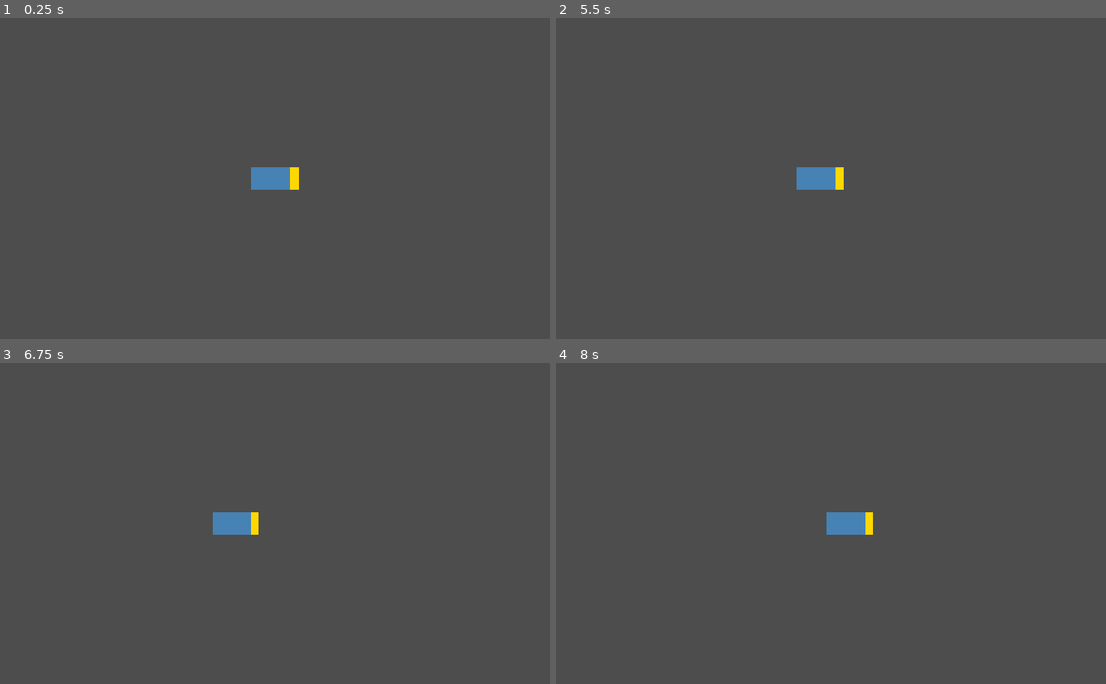
Above: before the commit, frames 1-4 (two rows, left to right).
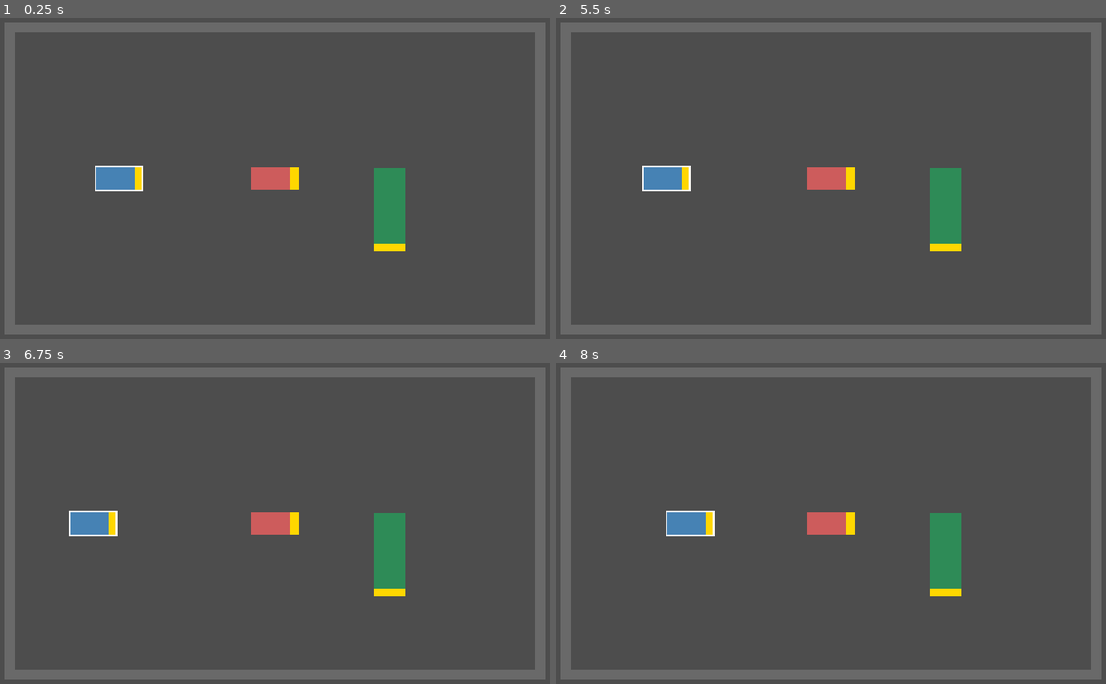
Above: after the commit, the same moments.

Repository: eshan014/carjam
Game: Godot game, scene res://main.tscn
Two runs of this game, one before a commit and one after it. Both use one fixed random seed, a clock stepped at 60 frames per second and the inputs below. The project has no main scene, so this scene is started directly.
Inputs (mouse positions are in pixels of both pictures, inside the frame that each line leads up to):
- Up to frame 1 (0.25 s): no input
- Up to frame 2 (5.5 s): tap Enter at 0.5, 2, 3.5 s; move the mouse to (963, 162) at 0.52 s; hold D 0.53-1.25 s; tap 1 at 0.6, 2.3, 3.8, 5.1 s; click (963, 162) at 0.67 s; tap Space at 1.25, 2.75, 4.25 s; drag from (710, 194) to (803, 245) at 1.27 s; move the mouse to (891, 104) at 2.02 s; hold D 2.03-2.75 s; hold Shift 2.03-2.75 s; drag from (803, 245) to (649, 127) at 2.77 s; move the mouse to (1012, 229) at 3.52 s; hold A 3.53-4.25 s; tap Ctrl at 3.6 s; drag from (649, 127) to (743, 95) at 4.27 s; move the mouse to (858, 178) at 5.02 s; hold S from 5.03 s (still down); click (858, 178) at 5.17 s
- Up to frame 3 (6.75 s): release S at 5.75 s; drag from (187, 440) to (154, 539) at 5.77 s; move the mouse to (407, 507) at 6.52 s; hold W from 6.53 s (still down); hold Shift from 6.53 s (still down)
- Up to frame 4 (8 s): tap 1 at 6.8 s; release W at 7.25 s; release Shift at 7.25 s; drag from (710, 539) to (803, 590) at 7.27 s

The runs differ from the first frame. In frame 1, 12% of the frame differs, in the area x 0-100%, y 1-99%; in frame 2, 12%; in frame 3, 13%; in frame 4, 12%.

Commit message:
feat(core): add mass, push physics and speed taper

Diff:
--- a/src/core/car_input.gd
+++ b/src/core/car_input.gd
@@ -1,13 +1,17 @@
 class_name CarInput
 extends RefCounted
-## What the driver asks for. Both values range from -1 to 1.
+## What the driver asks for. throttle and steer range from -1 to 1.
 
 var throttle: float = 0.0
 var steer: float = 0.0
+var handbrake: bool = false
 
 
-static func make(throttle_value: float, steer_value: float) -> CarInput:
+static func make(
+	throttle_value: float, steer_value: float, handbrake_value: bool = false
+) -> CarInput:
 	var result := CarInput.new()
 	result.throttle = throttle_value
 	result.steer = steer_value
+	result.handbrake = handbrake_value
 	return result
--- a/src/core/car_model.gd
+++ b/src/core/car_model.gd
@@ -10,20 +10,28 @@
 	var target_steer := clampf(input.steer, -1.0, 1.0) * params.max_steer
 	next.steer = move_toward(state.steer, target_steer, params.steer_rate * dt)
 
-	# Speed: throttle pushes it, and pushing against the motion uses the stronger brake.
+	# Speed along the heading. Heavier cars accelerate slower (force / mass).
 	var throttle := clampf(input.throttle, -1.0, 1.0)
 	var speed := state.speed
-	if throttle == 0.0:
-		speed = move_toward(speed, 0.0, params.friction * dt)
+	if input.handbrake:
+		speed = move_toward(speed, 0.0, params.parking_drag() * dt)
+	elif throttle == 0.0:
+		speed = move_toward(speed, 0.0, params.coast_drag() * dt)
 	else:
-		var rate := params.accel
-		if throttle * speed < 0.0:
-			rate = params.brake
+		var rate := params.braking()
+		if throttle * speed >= 0.0:
+			# Pushing along the direction of travel: force fades as speed nears the top speed.
+			var top := params.max_speed if throttle > 0.0 else params.max_reverse_speed
+			rate = params.acceleration() * maxf(0.0, 1.0 - absf(speed) / top)
 		speed += throttle * rate * dt
 	next.speed = clampf(speed, -params.max_reverse_speed, params.max_speed)
+
+	# Sideways slide (from pushes) fades as the tires grip.
+	next.slide = state.slide.move_toward(Vector2.ZERO, params.lateral_grip * dt)
 
 	# Turning scales with speed, so a stopped car cannot rotate.
 	var turn_rate := next.speed / params.wheelbase * tan(next.steer)
 	next.heading = state.heading + turn_rate * dt
-	next.position = state.position + Vector2.from_angle(next.heading) * next.speed * dt
+	var forward := Vector2.from_angle(next.heading) * next.speed
+	next.position = state.position + (forward + state.slide) * dt
 	return next
--- a/src/core/car_params.gd
+++ b/src/core/car_params.gd
@@ -1,14 +1,54 @@
 class_name CarParams
 extends RefCounted
 ## Fixed numbers that describe one type of car.
+## Forces are in mass * px/s^2, so acceleration = force / mass.
 
+var mass: float = 1000.0
+var engine_force: float = 200000.0
+var brake_force: float = 400000.0
+var friction_force: float = 150000.0
+var park_brake_force: float = 100000.0
+var lateral_grip: float = 120.0
 var wheelbase: float = 60.0
 var length: float = 90.0
 var width: float = 45.0
 var max_steer: float = 0.6
 var steer_rate: float = 3.0
-var accel: float = 200.0
-var brake: float = 400.0
-var friction: float = 150.0
 var max_speed: float = 250.0
 var max_reverse_speed: float = 100.0
+
+
+static func compact() -> CarParams:
+	return CarParams.new()
+
+
+static func truck() -> CarParams:
+	var result := CarParams.new()
+	result.mass = 3000.0
+	result.engine_force = 450000.0
+	result.brake_force = 900000.0
+	result.friction_force = 450000.0
+	result.park_brake_force = 300000.0
+	result.wheelbase = 120.0
+	result.length = 160.0
+	result.width = 60.0
+	result.max_steer = 0.45
+	result.max_speed = 180.0
+	result.max_reverse_speed = 70.0
+	return result
+
+
+func acceleration() -> float:
+	return engine_force / mass
+
+
+func braking() -> float:
+	return brake_force / mass
+
+
+func coast_drag() -> float:
+	return friction_force / mass
+
+
+func parking_drag() -> float:
+	return park_brake_force / mass
--- a/src/core/car_state.gd
+++ b/src/core/car_state.gd
@@ -1,11 +1,13 @@
 class_name CarState
 extends RefCounted
 ## Everything about a car that changes while it moves.
+## slide is sideways velocity (from being pushed), separate from speed along the heading.
 
 var position: Vector2 = Vector2.ZERO
 var heading: float = 0.0
 var speed: float = 0.0
 var steer: float = 0.0
+var slide: Vector2 = Vector2.ZERO
 
 
 func copy() -> CarState:
@@ -14,4 +16,5 @@
 	result.heading = heading
 	result.speed = speed
 	result.steer = steer
+	result.slide = slide
 	return result
--- /dev/null
+++ b/src/core/sim_car.gd
@@ -0,0 +1,32 @@
+class_name SimCar
+extends RefCounted
+## One car inside a SimWorld: changing state, fixed numbers, and current driver input.
+
+var state: CarState = CarState.new()
+var params: CarParams = CarParams.new()
+var input: CarInput = CarInput.new()
+
+
+static func make(start: Vector2, heading: float, car_params: CarParams) -> SimCar:
+	var result := SimCar.new()
+	result.params = car_params
+	result.state.position = start
+	result.state.heading = heading
+	return result
+
+
+func box() -> OrientedBox:
+	return OrientedBox.make(
+		state.position, state.heading, Vector2(params.length, params.width) / 2.0
+	)
+
+
+func velocity() -> Vector2:
+	return Vector2.from_angle(state.heading) * state.speed + state.slide
+
+
+## Splits a velocity into speed along the heading and sideways slide.
+func set_velocity(value: Vector2) -> void:
+	var forward := Vector2.from_angle(state.heading)
+	state.speed = value.dot(forward)
+	state.slide = value - forward * state.speed
--- /dev/null
+++ b/src/core/sim_world.gd
@@ -0,0 +1,60 @@
+class_name SimWorld
+extends RefCounted
+## All cars and walls. One step() moves everything, then resolves overlaps.
+
+const SOLVER_PASSES := 4
+
+var cars: Array[SimCar] = []
+var walls: Array[OrientedBox] = []
+
+
+func add_car(car: SimCar) -> void:
+	cars.append(car)
+
+
+func add_wall(wall: OrientedBox) -> void:
+	walls.append(wall)
+
+
+func step(dt: float) -> void:
+	for car in cars:
+		car.state = CarModel.step(car.state, car.input, car.params, dt)
+	for _pass in range(SOLVER_PASSES):
+		for car in cars:
+			for wall in walls:
+				_resolve_wall(car, wall)
+		for i in range(cars.size()):
+			for j in range(i + 1, cars.size()):
+				_resolve_pair(cars[i], cars[j])
+
+
+# Walls never move: push the car out and cancel its speed into the wall.
+func _resolve_wall(car: SimCar, wall: OrientedBox) -> void:
+	var contact := Collision.test(car.box(), wall)
+	if contact == null:
+		return
+	car.state.position -= contact.normal * contact.depth
+	var velocity := car.velocity()
+	var into_wall := velocity.dot(contact.normal)
+	if into_wall > 0.0:
+		car.set_velocity(velocity - contact.normal * into_wall)
+
+
+# Separate by mass (the lighter car moves more), then share speed along the contact line.
+func _resolve_pair(a: SimCar, b: SimCar) -> void:
+	var contact := Collision.test(a.box(), b.box())
+	if contact == null:
+		return
+	var total_mass := a.params.mass + b.params.mass
+	a.state.position -= contact.normal * contact.depth * (b.params.mass / total_mass)
+	b.state.position += contact.normal * contact.depth * (a.params.mass / total_mass)
+
+	var a_velocity := a.velocity()
+	var b_velocity := b.velocity()
+	var a_normal := a_velocity.dot(contact.normal)
+	var b_normal := b_velocity.dot(contact.normal)
+	if b_normal - a_normal >= 0.0:
+		return
+	var shared := (a.params.mass * a_normal + b.params.mass * b_normal) / total_mass
+	a.set_velocity(a_velocity + contact.normal * (shared - a_normal))
+	b.set_velocity(b_velocity + contact.normal * (shared - b_normal))
--- a/src/game/main.gd
+++ b/src/game/main.gd
@@ -1,10 +1,13 @@
 extends Node2D
-## Prototype: drive one car with the keyboard. W/S throttle, A/D steer, R reset.
+## Prototype arena. W/A/S/D or arrows drive, 1/2/3 pick the car, R resets.
 
-const START_POSITION := Vector2(576, 324)
+const ARENA_CENTER := Vector2(576, 324)
+const ARENA_HALF := Vector2(500, 280)
+const WALL_THICKNESS := 20.0
+const CAR_COLORS: Array[Color] = [Color.STEEL_BLUE, Color.INDIAN_RED, Color.SEA_GREEN]
 
-var _params := CarParams.new()
-var _state := CarState.new()
+var _world: SimWorld
+var _driven: SimCar
 
 
 func _ready() -> void:
@@ -14,23 +17,54 @@
 func _physics_process(delta: float) -> void:
 	if Input.is_physical_key_pressed(KEY_R):
 		_reset()
+	for number in range(_world.cars.size()):
+		if Input.is_physical_key_pressed((KEY_1 + number) as Key):
+			_driven = _world.cars[number]
+
+	for car in _world.cars:
+		car.input = CarInput.make(0.0, 0.0, true)
 	var throttle := clampf(_axis(KEY_S, KEY_W) + _axis(KEY_DOWN, KEY_UP), -1.0, 1.0)
 	var steer := clampf(_axis(KEY_A, KEY_D) + _axis(KEY_LEFT, KEY_RIGHT), -1.0, 1.0)
-	_state = CarModel.step(_state, CarInput.make(throttle, steer), _params, delta)
+	_driven.input = CarInput.make(throttle, steer)
+
+	_world.step(delta)
 	queue_redraw()
 
 
 func _draw() -> void:
-	draw_set_transform(_state.position, _state.heading)
-	var half := Vector2(_params.length, _params.width) / 2.0
-	draw_rect(Rect2(-half, half * 2.0), Color.STEEL_BLUE)
-	# Yellow block marks the front of the car.
-	draw_rect(Rect2(Vector2(half.x - 15.0, -half.y), Vector2(15.0, half.y * 2.0)), Color.GOLD)
+	for wall in _world.walls:
+		_draw_box(wall, Color.DIM_GRAY)
+	for i in range(_world.cars.size()):
+		var car := _world.cars[i]
+		_draw_box(car.box(), CAR_COLORS[i])
+		var half := car.box().half_size
+		# Yellow block marks the front of the car.
+		draw_rect(Rect2(Vector2(half.x - 15.0, -half.y), Vector2(15.0, half.y * 2.0)), Color.GOLD)
+		if car == _driven:
+			draw_rect(Rect2(-half, half * 2.0), Color.WHITE, false, 3.0)
+
+
+func _draw_box(box: OrientedBox, color: Color) -> void:
+	draw_set_transform(box.center, box.angle)
+	draw_rect(Rect2(-box.half_size, box.half_size * 2.0), color)
 
 
 func _reset() -> void:
-	_state = CarState.new()
-	_state.position = START_POSITION
+	_world = SimWorld.new()
+	var half_thick := WALL_THICKNESS / 2.0
+	var wide := Vector2(ARENA_HALF.x + WALL_THICKNESS, half_thick)
+	var tall := Vector2(half_thick, ARENA_HALF.y + WALL_THICKNESS)
+	var edge_x := ARENA_HALF.x + half_thick
+	var edge_y := ARENA_HALF.y + half_thick
+	_world.add_wall(OrientedBox.make(ARENA_CENTER + Vector2(0, -edge_y), 0.0, wide))
+	_world.add_wall(OrientedBox.make(ARENA_CENTER + Vector2(0, edge_y), 0.0, wide))
+	_world.add_wall(OrientedBox.make(ARENA_CENTER + Vector2(-edge_x, 0), 0.0, tall))
+	_world.add_wall(OrientedBox.make(ARENA_CENTER + Vector2(edge_x, 0), 0.0, tall))
+
+	_world.add_car(SimCar.make(ARENA_CENTER + Vector2(-300, 0), 0.0, CarParams.compact()))
+	_world.add_car(SimCar.make(ARENA_CENTER + Vector2(0, 0), 0.0, CarParams.compact()))
+	_world.add_car(SimCar.make(ARENA_CENTER + Vector2(220, 60), PI / 2.0, CarParams.truck()))
+	_driven = _world.cars[0]
 
 
 func _axis(negative: Key, positive: Key) -> float:
--- a/tests/unit/test_car_model.gd
+++ b/tests/unit/test_car_model.gd
@@ -25,7 +25,8 @@
 
 func test_throttle_moves_car_forward() -> void:
 	var end := _run(CarState.new(), CarInput.make(1.0, 0.0), 1.0)
-	assert_almost_eq(end.speed, 200.0, 0.01)
+	assert_gt(end.speed, 100.0)
+	assert_lt(end.speed, 200.0)
 	assert_gt(end.position.x, 0.0)
 	assert_almost_eq(end.position.y, 0.0, 0.001)
 
@@ -47,9 +48,12 @@
 	assert_almost_eq(right.heading, -left.heading, 0.0001)
 
 
-func test_speed_is_capped() -> void:
+func test_speed_approaches_but_never_exceeds_max() -> void:
 	var end := _run(CarState.new(), CarInput.make(1.0, 0.0), 5.0)
-	assert_almost_eq(end.speed, _params.max_speed, 0.0001)
+	assert_gt(end.speed, _params.max_speed * 0.95)
+	assert_lt(end.speed, _params.max_speed)
+	var long_run := _run(CarState.new(), CarInput.make(1.0, 0.0), 30.0)
+	assert_true(long_run.speed <= _params.max_speed)
 
 
 func test_reverse_moves_car_backward() -> void:
@@ -83,3 +87,32 @@
 	assert_eq(start.heading, 0.0)
 	assert_eq(start.position, Vector2.ZERO)
 	assert_gt(after.speed, 10.0)
+
+
+func test_heavier_car_accelerates_slower() -> void:
+	var light := _run(CarState.new(), CarInput.make(1.0, 0.0), 1.0)
+	_params.mass = 2000.0
+	var heavy := _run(CarState.new(), CarInput.make(1.0, 0.0), 1.0)
+	assert_lt(heavy.speed, light.speed)
+
+
+func test_handbrake_slows_car_at_parking_rate() -> void:
+	var moving := CarState.new()
+	moving.speed = 50.0
+	var end := _run(moving, CarInput.make(0.0, 0.0, true), 0.2)
+	assert_almost_eq(end.speed, 30.0, 0.01)
+
+
+func test_sideways_slide_moves_car_then_fades() -> void:
+	var sliding := CarState.new()
+	sliding.slide = Vector2(0.0, 60.0)
+	var end := _run(sliding, CarInput.new(), 1.0)
+	assert_gt(end.position.y, 0.0)
+	assert_eq(end.slide, Vector2.ZERO)
+	assert_eq(end.heading, 0.0)
+
+
+func test_acceleration_tapers_as_speed_rises() -> void:
+	var first_half := _run(CarState.new(), CarInput.make(1.0, 0.0), 0.5)
+	var full := _run(CarState.new(), CarInput.make(1.0, 0.0), 1.0)
+	assert_lt(full.speed - first_half.speed, first_half.speed)
--- /dev/null
+++ b/tests/unit/test_sim_world.gd
@@ -0,0 +1,78 @@
+extends GutTest
+
+const DT := 1.0 / 60.0
+
+var _world: SimWorld
+
+
+func before_each() -> void:
+	_world = SimWorld.new()
+
+
+func _add_car(x: float, y: float, heading: float, params: CarParams) -> SimCar:
+	var car := SimCar.make(Vector2(x, y), heading, params)
+	_world.add_car(car)
+	return car
+
+
+func _park(car: SimCar) -> void:
+	car.input = CarInput.make(0.0, 0.0, true)
+
+
+func _run(seconds: float) -> void:
+	for _i in range(roundi(seconds / DT)):
+		_world.step(DT)
+
+
+func test_wall_stops_car() -> void:
+	_world.add_wall(OrientedBox.make(Vector2(200, 0), 0.0, Vector2(10, 200)))
+	var car := _add_car(0, 0, 0.0, CarParams.compact())
+	car.input = CarInput.make(1.0, 0.0)
+	_run(5.0)
+	assert_lt(car.state.position.x, 145.1)
+	assert_almost_eq(car.state.speed, 0.0, 5.0)
+
+
+func test_truck_pushes_parked_compact_far() -> void:
+	var truck := _add_car(0, 0, 0.0, CarParams.truck())
+	var compact := _add_car(140, 0, 0.0, CarParams.compact())
+	_park(compact)
+	truck.input = CarInput.make(1.0, 0.0)
+	_run(4.0)
+	assert_gt(compact.state.position.x, 240.0)
+
+
+func test_compact_barely_moves_parked_truck() -> void:
+	var compact := _add_car(0, 0, 0.0, CarParams.compact())
+	var truck := _add_car(140, 0, 0.0, CarParams.truck())
+	_park(truck)
+	compact.input = CarInput.make(1.0, 0.0)
+	_run(4.0)
+	assert_lt(truck.state.position.x, 180.0)
+
+
+func test_collision_shares_speed_by_mass() -> void:
+	var compact := _add_car(0, 0, 0.0, CarParams.compact())
+	var truck := _add_car(124, 0, 0.0, CarParams.truck())
+	compact.state.speed = 100.0
+	_world.step(0.0001)
+	assert_almost_eq(compact.state.speed, 25.0, 0.5)
+	assert_almost_eq(truck.state.speed, 25.0, 0.5)
+
+
+func test_overlapping_cars_get_pushed_apart() -> void:
+	var first := _add_car(0, 0, 0.0, CarParams.compact())
+	var second := _add_car(80, 0, 0.0, CarParams.compact())
+	_world.step(DT)
+	var contact := Collision.test(first.box(), second.box())
+	assert_true(contact == null or contact.depth < 0.01)
+
+
+func test_side_push_slides_car_without_rotating() -> void:
+	var compact := _add_car(0, 0, 0.0, CarParams.compact())
+	_park(compact)
+	var truck := _add_car(0, -200, PI / 2.0, CarParams.truck())
+	truck.input = CarInput.make(1.0, 0.0)
+	_run(2.5)
+	assert_gt(compact.state.position.y, 30.0)
+	assert_eq(compact.state.heading, 0.0)
Not shown, added: src/core/sim_car.gd.uid
Not shown, added: src/core/sim_world.gd.uid
Not shown, added: tests/unit/test_sim_world.gd.uid
